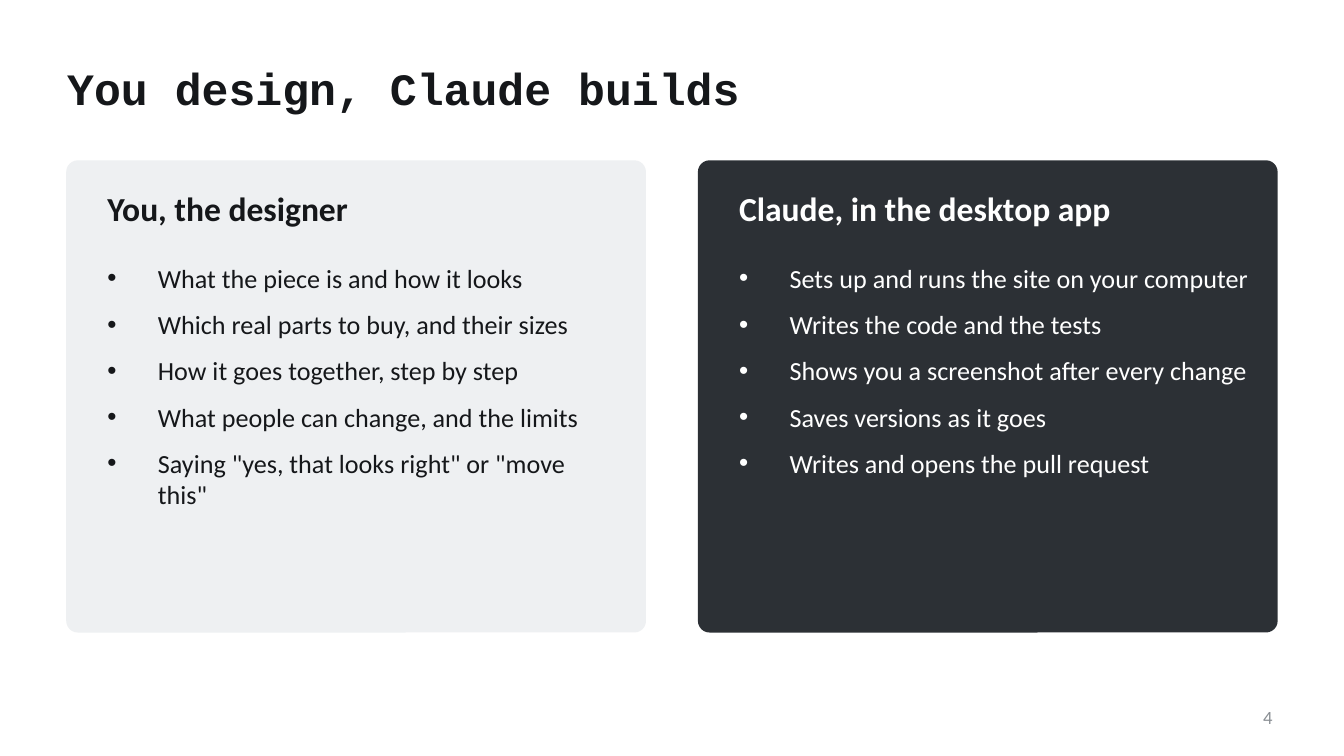
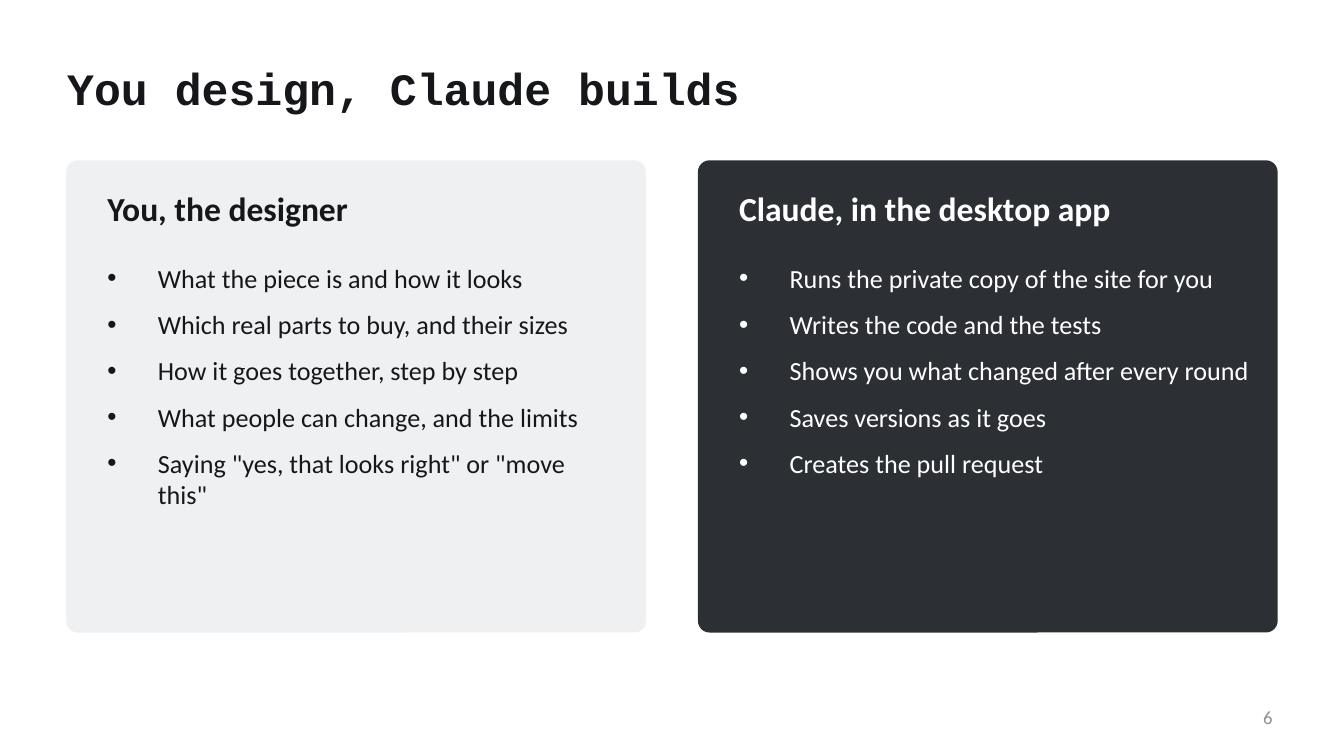
Before and after one commit to mfprado/acrylic-furniture, a slide deck: slide 6 of docs/contributing-guide.pptx (slide 4 before the commit). Drawn at 1344x756 pixels with LibreOffice and Linux fonts; fonts in the diff are those of the drawing. Boxes give left, top, right and bottom in pixels: in the first picture for what was removed or moved away, otherwise in the second. Text is boxed around its words. In the diff, an @@ line names an element or a change of style, - is before the commit and + after.

```diff
--- a/docs/contributing-guide.pptx
+++ b/docs/contributing-guide.pptx
@@ text at (x1=790, y1=270, x2=1213, y2=293): text changed @@
-• Sets up and runs the site on your computer
+• Runs the private copy of the site for you
@@ text at (x1=790, y1=362, x2=1249, y2=385): text changed @@
-• Shows you a screenshot after every change
+• Shows you what changed after every round
@@ text at (x1=790, y1=455, x2=1043, y2=478): text changed @@
-• Writes and opens the pull request
+• Creates the pull request
@@ page number at (x1=1263, y1=711, x2=1272, y2=724): text changed @@
-4
+6
```
Also in this commit, not shown: 8 other slides changed, 8 slides added, 5 slides removed, 3 other files.
